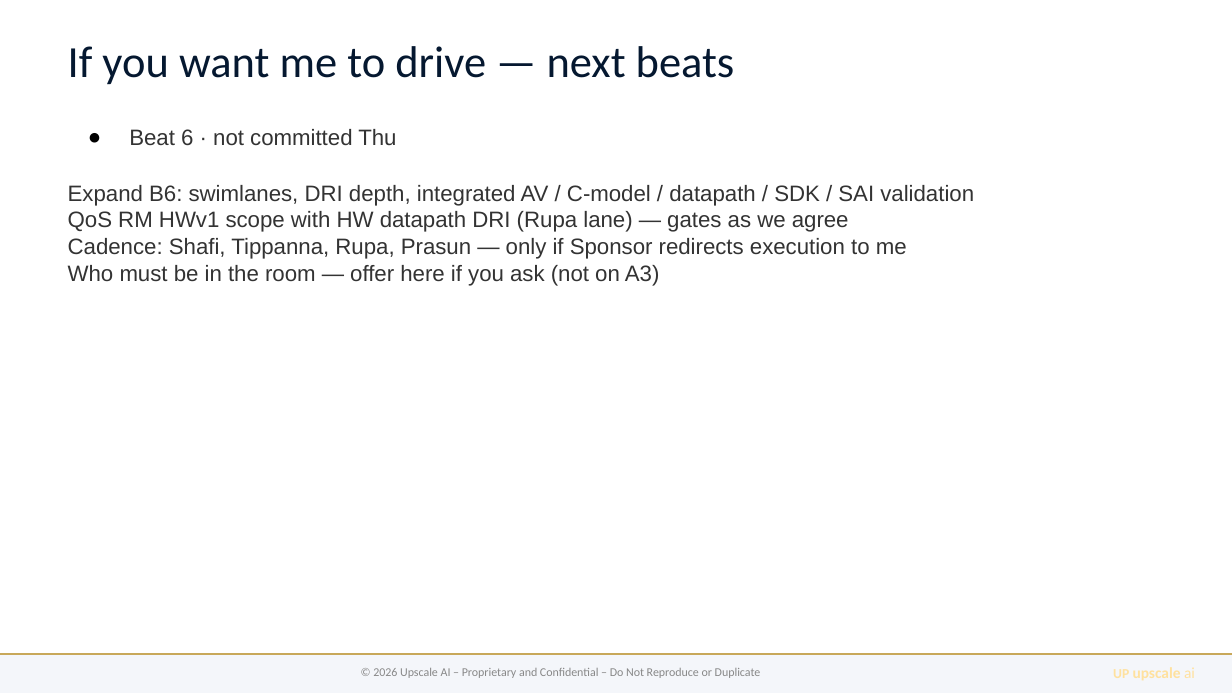
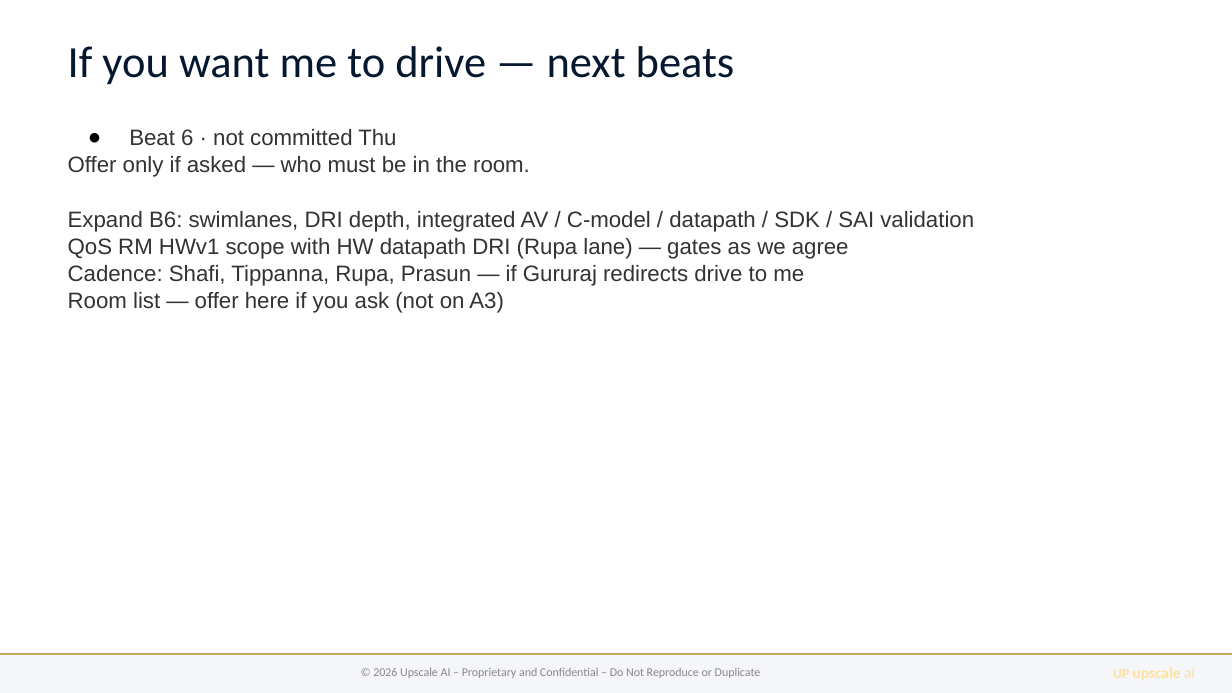
Before and after one commit to upscale-ai-network/agent-template, a slide deck: slide 10 of dt100/manager-arch-vision-b6.pptx. Drawn at 1232x693 pixels with LibreOffice and Linux fonts; fonts in the diff are those of the drawing. Boxes give left, top, right and bottom in pixels: in the first picture for what was removed or moved away, otherwise in the second. Text is boxed around its words. In the diff, an @@ line names an element or a change of style, - is before the commit and + after.

```diff
--- a/dt100/manager-arch-vision-b6.pptx
+++ b/dt100/manager-arch-vision-b6.pptx
@@ text at bbox=[68, 156, 530, 177]: paragraph added @@
+Offer only if asked — who must be in the room.
@@ text at bbox=[68, 265, 804, 313]: text changed @@
-Cadence: Shafi, Tippanna, Rupa, Prasun — only if Sponsor redirects execution to me
-Who must be in the room — offer here if you ask (not on A3)
+Cadence: Shafi, Tippanna, Rupa, Prasun — if Gururaj redirects drive to me
+Room list — offer here if you ask (not on A3)
```
Also in this commit, not shown: 8 other slides changed, 12 other files.
